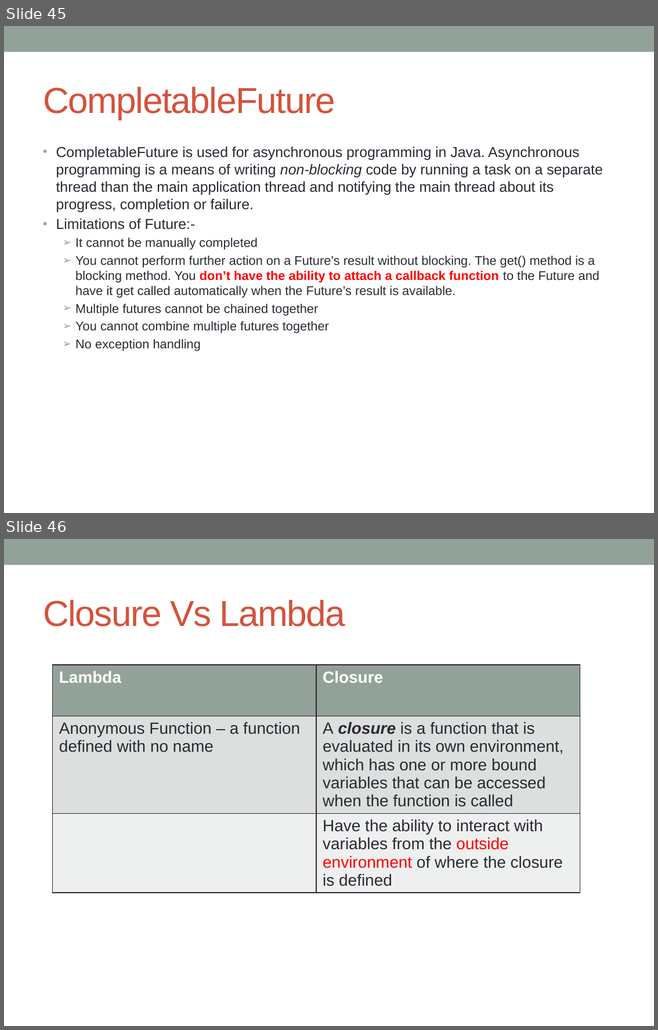
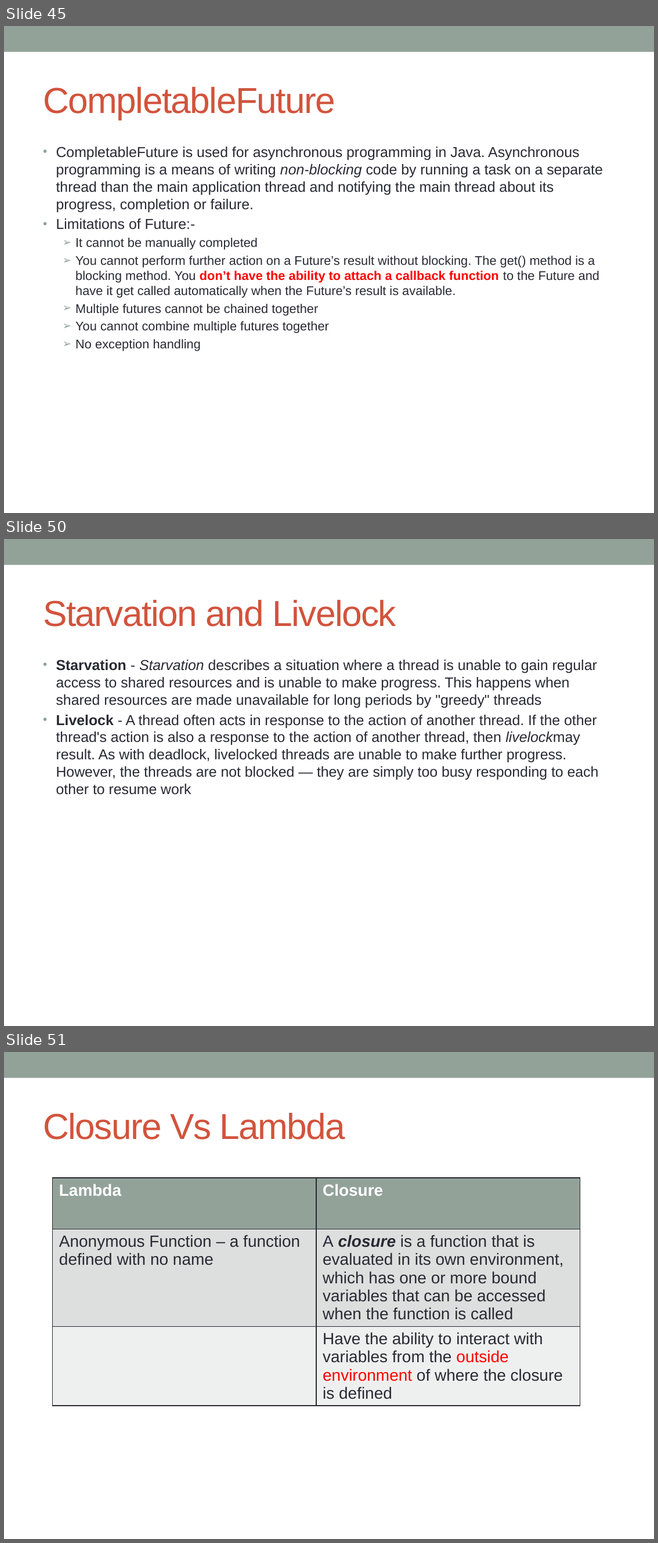
Before and after one commit to notionquest/ProjectDocumentation, a slide deck: MultiThreading.pptx. Shown one above the other, each under a label of ours: slides 45 and 46 before the commit, slides 45, 50 and 51 after it; the slides between them are not shown. The pictures are 658x1030 and 658x1543 pixels, drawn with LibreOffice and Linux fonts; fonts in the diff are those of the drawing. Boxes give left, top, right and bottom in pixels: in the first picture for what was removed or moved away, otherwise in the second. Text is boxed around its words. In the diff, an @@ line names an element or a change of style, - is before the commit and + after.

```diff
--- a/MultiThreading.pptx
+++ b/MultiThreading.pptx
@@ slide 50 added at <box>4,539,654,1026</box>, background #FFFFFF; not listed: 1 template element that a slide beside it also shows @@
@@ title added at <box>43,600,396,627</box>, 40 pt, text #D2533C @@
+Starvation and Livelock
@@ text added at <box>56,660,598,795</box>, 16 pt, text #292934 @@
+• Starvation - Starvation describes a situation where a thread is unable to gain regular access to shared resources and is unable to make progress. This happens when shared resources are made unavailable for long periods by "greedy" threads
+• Livelock - A thread often acts in response to the action of another thread. If the other thread's action is also a response to the action of another thread, then livelockmay result. As with deadlock, livelocked threads are unable to make further progress. However, the threads are not blocked — they are simply too busy responding to each other to resume work
@@ what was slide 46 is now slide 51 @@
```
Also in this commit, not shown: 2 slides changed, 4 other slides added.
